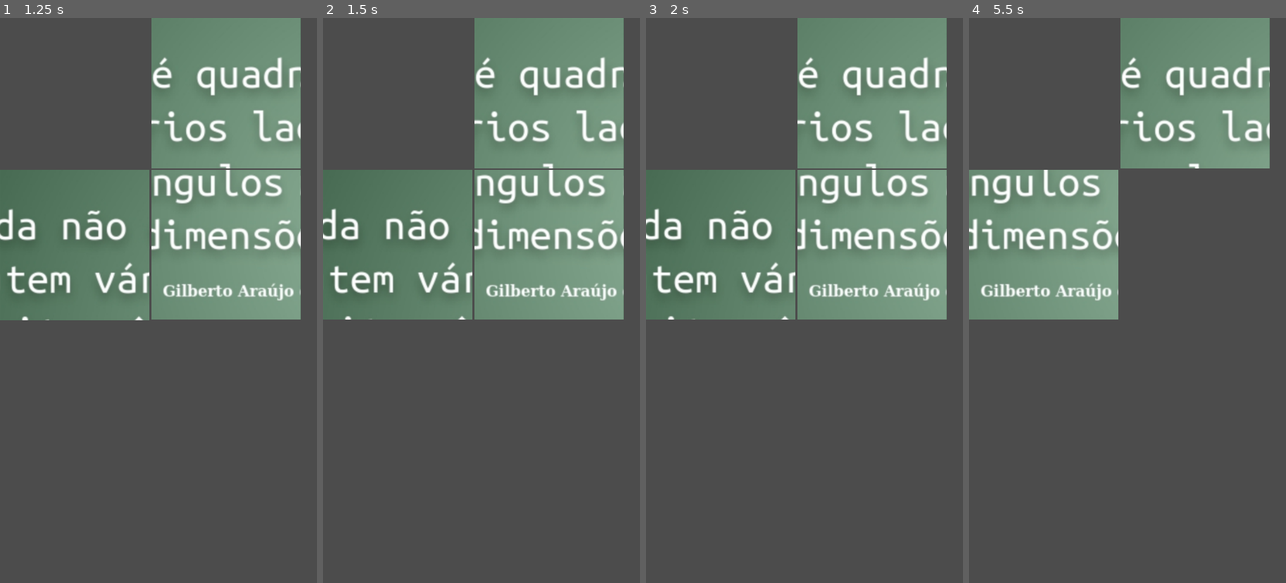
Above: before the commit, frames 1-4 (left to right).
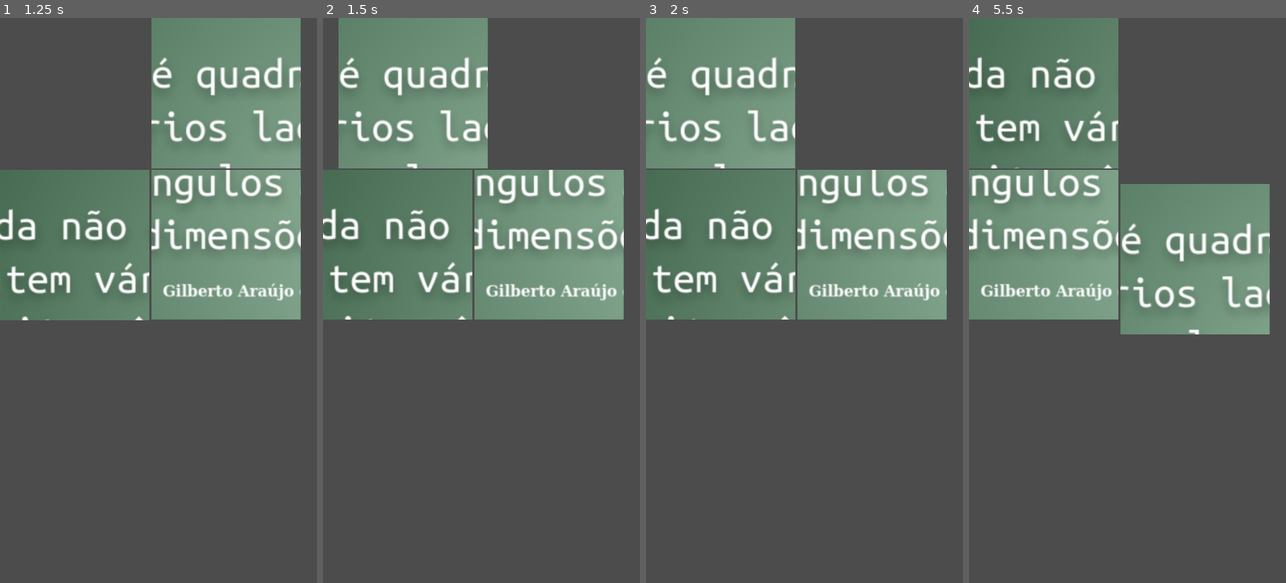
Above: after the commit, the same moments.

Repository: rilifon/nomecomcopyright
Game: Godot game, scene res://Game/SliderBoard.tscn
Same seed, same stepped clock (60 frames per second), same inputs: the game is played once before the commit and once after it. The engine's default icon, where the game draws it, is replaced by a stand-in: a white triangle on a blue panel in a dark square.
Inputs (mouse positions are in pixels of both pictures, inside the frame that each line leads up to; where the layout moved, square brackets give the same spot in the first picture):
- Up to frame 1 (1.25 s): click (76, 91) at 0.5 s
- Up to frame 2 (1.5 s): click (548, 91) at 1.27 s
- Up to frame 3 (2 s): no input
- Up to frame 4 (5.5 s): click (1045, 91) at 2.02 s; click (1045, 244) at 2.77 s; click (1194, 244) at 3.52 s; click (1045, 91) [1045, 244] at 4.25 s; click (1194, 91) at 5.02 s

Frame 1 is identical in both runs. In frame 2, 23% of the frame differs, in the area x 2-95%, y 0-53%; in frame 3, 25%; in frame 4, 38%, in the area x 0-95%, y 0-56%.
Error before the commit: Invalid get index 'x' (on base: 'Array'). (res://Game/SliderBoard.gd:126)

Commit message:
🐛 Fix crash when piece finished moving. - get_piece_board_position was returning an array [x, y] with the position, but data was beeing interpreted as a Vector2 in exchange_position. - Changed get_piece_board_position return value from Array to Vector2

Diff:
--- a/project/Game/SliderBoard.gd
+++ b/project/Game/SliderBoard.gd
@@ -93,13 +93,13 @@
 	new_piece.connect("button_down", self, "_on_button_pressed", [new_piece])
 
 
-func get_piece_board_position(piece):
-	var pos = null
+func get_piece_board_position(piece) -> Vector2:
+	var pos = Vector2.ZERO
 	var found = false
 	for i in range(board.size()):
 		for j in range(board[i].size()):
 			if board[i][j] is Object and board[i][j] == piece:
-				pos = [i,j]
+				pos = Vector2(i,j)
 				found = true
 				break
 		if found:
@@ -122,6 +122,9 @@
 func exchange_pieces_position(piece1, piece2):
 	var p1_pos = get_piece_board_position(piece1)
 	var p2_pos = get_piece_board_position(piece2)
+
+	print(typeof(p1_pos) == TYPE_ARRAY)
+	print(typeof(p2_pos) == TYPE_ARRAY)
 
 	board[p1_pos.x][p1_pos.y] = piece2
 	board[p2_pos.x][p2_pos.y] = piece1
